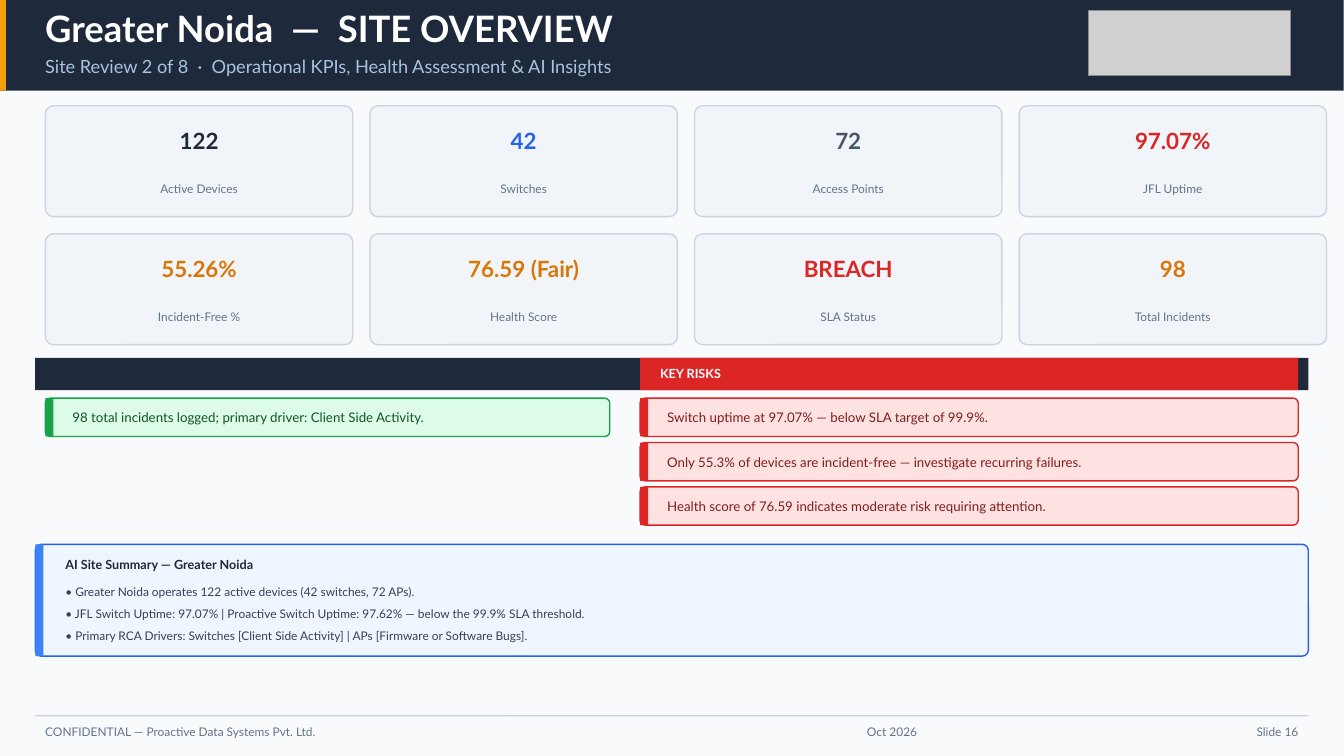
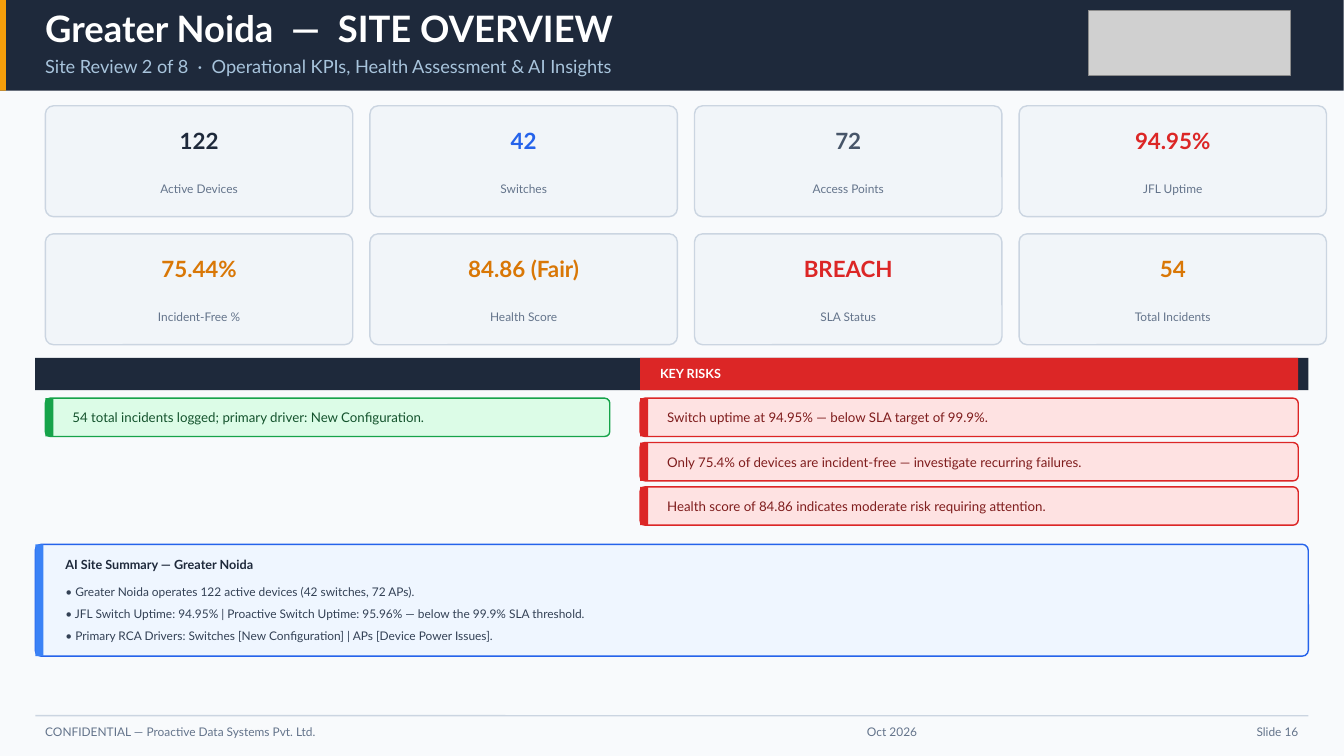
Before and after one commit to chhitij-21/executive-dashboard-qbr, a slide deck: slide 16 of Executive QBR Report - Jubilant Foodworks Ltd (JFL).pptx. Drawn at 1344x756 pixels with LibreOffice and Linux fonts; fonts in the diff are those of the drawing; grey boxes stand for pictures. Boxes give left, top, right and bottom in pixels: in the first picture for what was removed or moved away, otherwise in the second. Text is boxed around its words. In the diff, an @@ line names an element or a change of style, - is before the commit and + after.

Commit message:
fix(ssot): update canonical dataset to August 2026 (1 August 2026 – 31 August 2026) with 86 incidents and 444 devices

```diff
--- a/Executive QBR Report - Jubilant Foodworks Ltd (JFL).pptx
+++ b/Executive QBR Report - Jubilant Foodworks Ltd (JFL).pptx
@@ text at bbox=[1135, 132, 1210, 149]: text changed @@
-97.07%
+94.95%
@@ text at bbox=[161, 260, 236, 277]: text changed @@
-55.26%
+75.44%
@@ text at bbox=[468, 259, 579, 281]: text changed @@
-76.59 (Fair)
+84.86 (Fair)
@@ text at bbox=[1160, 260, 1186, 277]: text changed @@
-98
+54
@@ text at bbox=[72, 412, 424, 425]: text changed @@
-98 total incidents logged; primary driver: Client Side Activity.
+54 total incidents logged; primary driver: New Configuration.
@@ text at bbox=[667, 412, 988, 425]: text changed @@
-Switch uptime at 97.07% — below SLA target of 99.9%.
+Switch uptime at 94.95% — below SLA target of 99.9%.
@@ text at bbox=[667, 457, 1081, 470]: text changed @@
-Only 55.3% of devices are incident-free — investigate recurring failures.
+Only 75.4% of devices are incident-free — investigate recurring failures.
@@ text at bbox=[667, 501, 1046, 514]: text changed @@
-Health score of 76.59 indicates moderate risk requiring attention.
+Health score of 84.86 indicates moderate risk requiring attention.
@@ text at bbox=[75, 609, 584, 620]: text changed @@
-• JFL Switch Uptime: 97.07% | Proactive Switch Uptime: 97.62% — below the 99.9% SLA threshold.
+• JFL Switch Uptime: 94.95% | Proactive Switch Uptime: 95.96% — below the 99.9% SLA threshold.
@@ text at bbox=[75, 631, 493, 642]: text changed @@
-• Primary RCA Drivers: Switches [Client Side Activity] | APs [Firmware or Software Bugs].
+• Primary RCA Drivers: Switches [New Configuration] | APs [Device Power Issues].
```
Also in this commit, not shown: 35 other slides changed, 4 other files.
